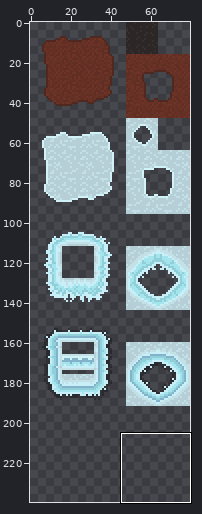
Two states of a sprite sheet, graphics/terrain/mountain_clay.png. Above: a wide view before the commit, with the close-up outlined.
Close-up. As it was:
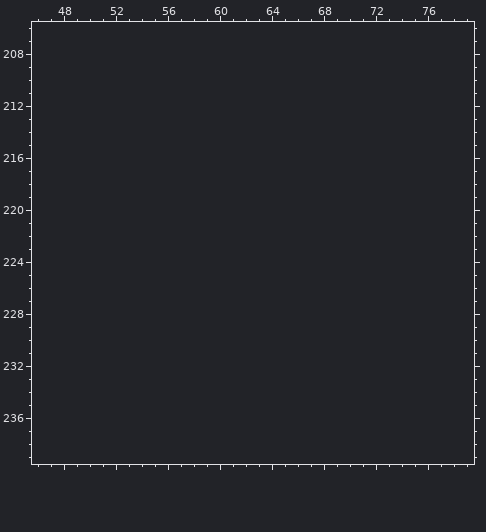
The file is 80x192 pixels. Colours within 5 levels of each other are drawn and written as one. Shown: x 46..79, y 206..239. The old version is drawn lined up with the new one, on the new canvas. The commit also changed other parts of the picture, which this record leaves out.
And afterwards:
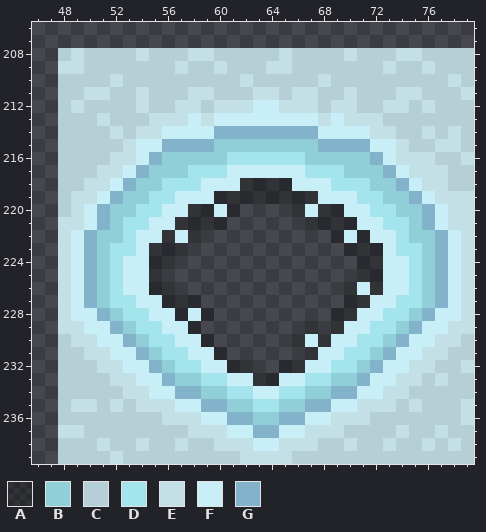
Palette (. is transparent): A #0000004b  B #90cfd8  C #b6ced6  D #a3e4ed  E #c3e0e6  F #c8eef8  G #82b3cb
The edit:
canvas 80x192 -> 80x240
y 208: x 48..79 ................................ -> CECCCCECCCEECCCCCECCCCECCCEECCCC
y 209: x 48..79 ................................ -> EECCCCCCCECCECCCEECCCCCCCECCECCC
y 210: x 48..79 ................................ -> CCCCECCCCCCCCCECCCCCECCCCCCCCCEC
y 211: x 48..79 ................................ -> CCEECCECCCEECCCEECEECCECCCEECCCE
y 212: x 48..79 ................................ -> CECCCCECCEECEEEFFEEECEECCEECECCC
y 213: x 48..79 ................................ -> CCCECCCEEEFEFFFFFFFFEFEEECCCCCCC
y 214: x 48..79 ................................ -> CCCCECEEFFFFGGGGGGGGFFFFEECCECEC
y 215: x 48..79 ................................ -> CCCCCEFFGGGGBBBBBBBBGGGGFFECCEEC
y 216: x 48..79 ................................ -> CCCCEEFGBBBBBDDDDDDBBBBBGFEEECCE
y 217: x 48..79 ................................ -> CCCEEFGBBBDDDFFFFFFDDDBBBGFEEECC
y 218: x 48..79 ................................ -> CCEEFGBBDDDFFFAAAAFFFDDDBBGFEECC
y 219: x 48..79 ................................ -> CEEFGBBDDFFFAAAAAAAAFFFDDBBGFEEE
y 220: x 48..61 .............. -> CEFGBBDDFFAAFA; x 66..79 .............. -> AFAAFFDDBBGFEE
y 221: x 48..60 ............. -> EEFGBDDFFAAAA; x 67..79 ............. -> AAAAFFDDBGFEE
y 222: x 48..58 ........... -> EFGBBDFFAFA; x 69..79 ........... -> AFAFFDBBGFE
y 223: x 48..57 .......... -> EFGBDDFAAA; x 70..79 .......... -> AAAFDDBGFE
y 224: x 48..56 ......... -> EFGBDFFAA; x 71..79 ......... -> AAFFDBGFE
y 225: x 48..55 ........ -> EFGBDFFA; x 71..79 ......... -> AAFFDBGFE
y 226: x 48..56 ......... -> EFGBDFFAA; x 70..79 .......... -> AFAFFDBGFE
y 227: x 48..58 ........... -> EFGBDDFFAAA; x 70..79 .......... -> AAFFDDBGFE
y 228: x 48..59 ............ -> EFFGBDDFFAFA; x 69..79 ........... -> AAFFDDBGFFE
y 229: x 48..58 ........... -> EEFFGBDDFFA; x 67 . -> A; x 69..79 ........... -> AFFDDBGFFEE
y 230: x 48..59 ............ -> CEEFFGBDDFFA; x 66..79 .............. -> AFAFFDDBGFFEEC
y 231: x 48..60 ............. -> CCEEFFGBDDFFA; x 67..79 ............. -> AFFDDBGFFEECC
y 232: x 48..62 ............... -> CCCEEFFGBDDFFAA; x 65..79 ............... -> AAFFDDBGFFEECCE
y 233: x 48..79 ................................ -> CCCCEEFFGBBDDFFAAFFDDBBGFFEECECC
y 234: x 48..79 ................................ -> CCCCCEEFFGGBBDDFFDDBBGGFFEECCCCC
y 235: x 48..79 ................................ -> CEECECEEEFFGGBBDDBBGGFFEEECECCCE
y 236: x 48..79 ................................ -> CCCCCCCCEEEFFGGBBGGFFEEECCCCCCCE
y 237: x 48..79 ................................ -> EECCCCCCCCEEEFFGGFFEEECCCCECCECC
y 238: x 48..79 ................................ -> CCCECCECCECCEEEFFEEECCECCECCECEC
y 239: x 48..79 ................................ -> CCCCECCCCCCCCCEEEECCCCCCCCCCCCCC
